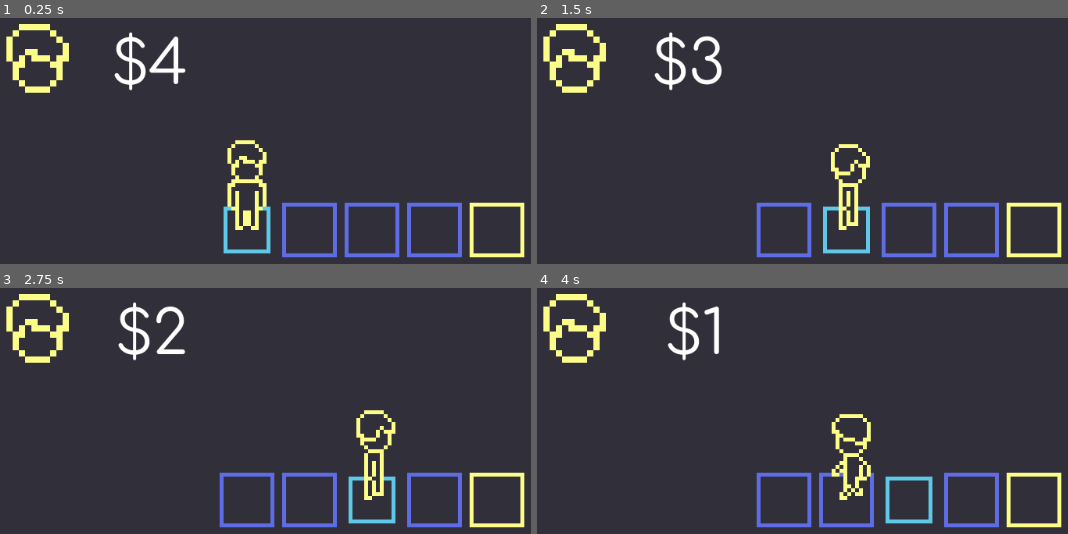
Above: before the commit, frames 1-4 (two rows, left to right).
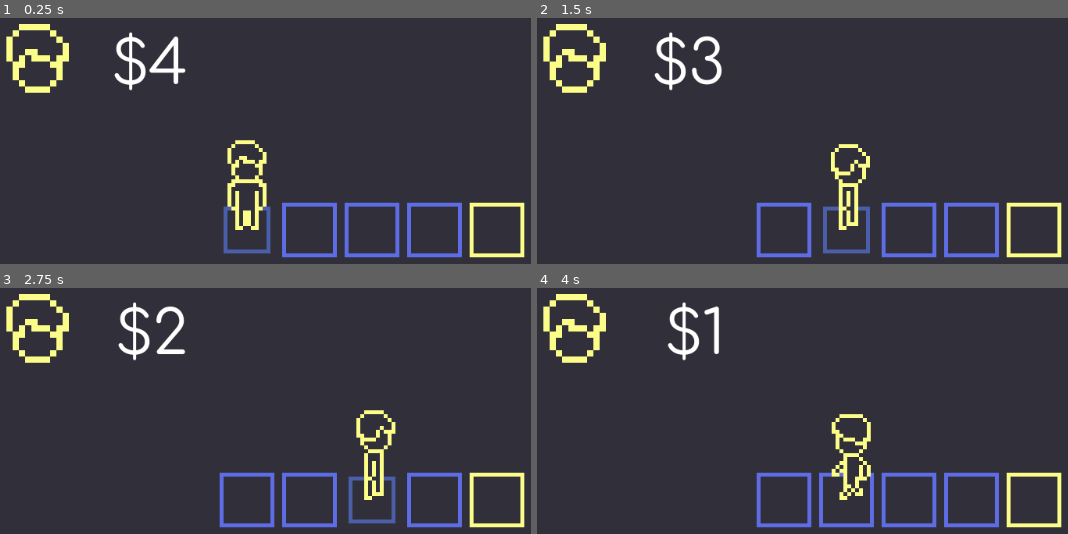
Above: after the commit, the same moments.

Repository: kylesmartin/PayItForward
Game: Godot game, scene res://Scenes/Levels/Level1.tscn
The game is run twice, just before and just after one commit, with the same random seed, the same clock (stepped at 60 frames per second) and the same inputs.
Inputs:
- Up to frame 1 (0.25 s): no input
- Up to frame 2 (1.5 s): hold D (move_right) 0.53-1.28 s; tap E (interact) at 0.6 s; hold S (move_down) from 1.28 s (still down); tap Space (space) at 1.35 s
- Up to frame 3 (2.75 s): release S (move_down) at 2.03 s; hold D (move_right) from 2.03 s (still down); tap E (interact) at 2.1 s
- Up to frame 4 (4 s): release D (move_right) at 2.78 s; hold W (move_up) 2.78-3.53 s; tap Space (space) at 2.85 s; hold A (move_left) from 3.53 s (still down); tap E (interact) at 3.6 s

The runs differ from the first frame. In frame 1, 0.5% of the frame differs, in the area x 41-52%, y 76-96%; in frame 2, 0.5%; in frame 3, 0.6%; in frame 4, 1.3%, in the area x 64-76%, y 74-98%.

Commit message:
Add levels

Diff:
--- /dev/null
+++ b/PayItForward/Scenes/Levels/Level10.tscn
@@ -0,0 +1,20 @@
+[gd_scene load_steps=3 format=2]
+
+[ext_resource path="res://Scripts/grid_generator.gd" type="Script" id=1]
+[ext_resource path="res://Scenes/BalanceContainerUI.tscn" type="PackedScene" id=2]
+
+[node name="LevelTemplate" type="YSort"]
+script = ExtResource( 1 )
+level_id = 10
+grid = [ [ 1, 1, 1, 1, 1, 1 ], [ 1, 3, 1, 1, 3, 1 ], [ 1, 1, 1, 1, 1, 1 ], [ 1, 1, 3, 1, 3, 1 ], [ 1, 1, 1, 1, 1, 1 ], [ 0, 0, 0, 0, 0, 0 ] ]
+player_starts = [ Vector3( 1, 1, 3 ), Vector3( 1, 4, 4 ), Vector3( 3, 2, 8 ), Vector3( 3, 4, 6 ) ]
+player_finishes = [ Vector2( 4, 0 ), Vector2( 4, 2 ), Vector2( 0, 2 ), Vector2( 0, 0 ) ]
+
+[node name="Camera2D" type="Camera2D" parent="."]
+position = Vector2( 40, 32 )
+current = true
+zoom = Vector2( 0.2, 0.2 )
+
+[node name="CanvasLayer" type="CanvasLayer" parent="."]
+
+[node name="BalanceContainer" parent="CanvasLayer" instance=ExtResource( 2 )]
--- /dev/null
+++ b/PayItForward/Scenes/Levels/Level11.tscn
@@ -0,0 +1,20 @@
+[gd_scene load_steps=3 format=2]
+
+[ext_resource path="res://Scripts/grid_generator.gd" type="Script" id=1]
+[ext_resource path="res://Scenes/BalanceContainerUI.tscn" type="PackedScene" id=2]
+
+[node name="LevelTemplate" type="YSort"]
+script = ExtResource( 1 )
+level_id = 11
+grid = [ [ 0, 1, 3, 0, 0, 0 ], [ 3, 1, 1, 1, 0, 1 ], [ 3, 0, 1, 3, 1, 1 ], [ 1, 1, 1, 0, 0, 0 ], [ 0, 0, 0, 0, 0, 0 ], [ 0, 0, 0, 0, 0, 0 ] ]
+player_starts = [ Vector3( 0, 2, 3 ), Vector3( 1, 0, 6 ), Vector3( 2, 0, 2 ), Vector3( 2, 3, 2 ) ]
+player_finishes = [ Vector2( 1, 3 ), Vector2( 0, 2 ), Vector2( 3, 2 ), Vector2( 1, 5 ) ]
+
+[node name="Camera2D" type="Camera2D" parent="."]
+position = Vector2( 40, 24 )
+current = true
+zoom = Vector2( 0.2, 0.2 )
+
+[node name="CanvasLayer" type="CanvasLayer" parent="."]
+
+[node name="BalanceContainer" parent="CanvasLayer" instance=ExtResource( 2 )]
--- /dev/null
+++ b/PayItForward/Scenes/Levels/Level12.tscn
@@ -0,0 +1,20 @@
+[gd_scene load_steps=3 format=2]
+
+[ext_resource path="res://Scripts/grid_generator.gd" type="Script" id=1]
+[ext_resource path="res://Scenes/BalanceContainerUI.tscn" type="PackedScene" id=2]
+
+[node name="LevelTemplate" type="YSort"]
+script = ExtResource( 1 )
+level_id = 12
+grid = [ [ 0, 0, 0, 1, 0, 0, 0 ], [ 0, 0, 0, 1, 0, 0, 0 ], [ 0, 0, 0, 1, 0, 0, 0 ], [ 1, 3, 3, 1, 1, 3, 1 ], [ 0, 0, 0, 1, 0, 0, 0 ], [ 0, 0, 0, 3, 0, 0, 0 ], [ 0, 0, 0, 1, 0, 0, 0 ] ]
+player_starts = [ Vector3( 3, 1, 3 ), Vector3( 3, 2, 6 ), Vector3( 3, 5, 4 ), Vector3( 5, 3, 6 ) ]
+player_finishes = [ Vector2( 3, 6 ), Vector2( 3, 0 ), Vector2( 0, 3 ), Vector2( 6, 3 ) ]
+
+[node name="Camera2D" type="Camera2D" parent="."]
+position = Vector2( 32, 48 )
+current = true
+zoom = Vector2( 0.2, 0.2 )
+
+[node name="CanvasLayer" type="CanvasLayer" parent="."]
+
+[node name="BalanceContainer" parent="CanvasLayer" instance=ExtResource( 2 )]
--- /dev/null
+++ b/PayItForward/Scenes/Levels/Level3.tscn
@@ -0,0 +1,20 @@
+[gd_scene load_steps=3 format=2]
+
+[ext_resource path="res://Scripts/grid_generator.gd" type="Script" id=1]
+[ext_resource path="res://Scenes/BalanceContainerUI.tscn" type="PackedScene" id=2]
+
+[node name="LevelTemplate" type="YSort"]
+script = ExtResource( 1 )
+level_id = 3
+grid = [ [ 0, 0, 1, 0, 0, 0, 0 ], [ 0, 1, 1, 0, 0, 0, 0 ], [ 0, 1, 0, 0, 0, 0, 0 ], [ 0, 3, 1, 1, 0, 0, 0 ], [ 0, 0, 0, 1, 0, 0, 0 ], [ 0, 1, 1, 3, 0, 0, 0 ], [ 0, 1, 0, 0, 0, 0, 0 ] ]
+player_starts = [ Vector3( 3, 1, 3 ), Vector3( 5, 3, 10 ) ]
+player_finishes = [ Vector2( 0, 2 ), Vector2( 6, 1 ) ]
+
+[node name="Camera2D" type="Camera2D" parent="."]
+position = Vector2( 32, 48 )
+current = true
+zoom = Vector2( 0.2, 0.2 )
+
+[node name="CanvasLayer" type="CanvasLayer" parent="."]
+
+[node name="BalanceContainer" parent="CanvasLayer" instance=ExtResource( 2 )]
--- /dev/null
+++ b/PayItForward/Scenes/Levels/Level4.tscn
@@ -0,0 +1,20 @@
+[gd_scene load_steps=3 format=2]
+
+[ext_resource path="res://Scripts/grid_generator.gd" type="Script" id=1]
+[ext_resource path="res://Scenes/BalanceContainerUI.tscn" type="PackedScene" id=2]
+
+[node name="LevelTemplate" type="YSort"]
+script = ExtResource( 1 )
+level_id = 4
+grid = [ [ 0, 0, 0, 0, 0, 0, 0 ], [ 0, 0, 0, 0, 0, 0, 0 ], [ 0, 0, 0, 0, 0, 1, 0 ], [ 0, 0, 3, 1, 3, 1, 0 ], [ 0, 3, 1, 1, 0, 1, 0 ], [ 1, 1, 0, 0, 0, 0, 0 ] ]
+player_starts = [ Vector3( 3, 2, 8 ), Vector3( 3, 4, 1 ), Vector3( 4, 1, 1 ) ]
+player_finishes = [ Vector2( 2, 5 ), Vector2( 4, 5 ), Vector2( 5, 0 ) ]
+
+[node name="Camera2D" type="Camera2D" parent="."]
+position = Vector2( 40, 56 )
+current = true
+zoom = Vector2( 0.2, 0.2 )
+
+[node name="CanvasLayer" type="CanvasLayer" parent="."]
+
+[node name="BalanceContainer" parent="CanvasLayer" instance=ExtResource( 2 )]
--- /dev/null
+++ b/PayItForward/Scenes/Levels/Level5.tscn
@@ -0,0 +1,20 @@
+[gd_scene load_steps=3 format=2]
+
+[ext_resource path="res://Scripts/grid_generator.gd" type="Script" id=1]
+[ext_resource path="res://Scenes/BalanceContainerUI.tscn" type="PackedScene" id=2]
+
+[node name="LevelTemplate" type="YSort"]
+script = ExtResource( 1 )
+level_id = 5
+grid = [ [ 1, 1, 3, 1, 1 ], [ 1, 1, 1, 1, 1 ], [ 1, 1, 3, 1, 1 ], [ 1, 1, 1, 3, 1 ] ]
+player_starts = [ Vector3( 0, 2, 6 ), Vector3( 2, 2, 3 ), Vector3( 3, 3, 2 ) ]
+player_finishes = [ Vector2( 0, 0 ), Vector2( 3, 0 ), Vector2( 0, 4 ) ]
+
+[node name="Camera2D" type="Camera2D" parent="."]
+position = Vector2( 32, 24 )
+current = true
+zoom = Vector2( 0.2, 0.2 )
+
+[node name="CanvasLayer" type="CanvasLayer" parent="."]
+
+[node name="BalanceContainer" parent="CanvasLayer" instance=ExtResource( 2 )]
--- /dev/null
+++ b/PayItForward/Scenes/Levels/Level6.tscn
@@ -0,0 +1,20 @@
+[gd_scene load_steps=3 format=2]
+
+[ext_resource path="res://Scripts/grid_generator.gd" type="Script" id=1]
+[ext_resource path="res://Scenes/BalanceContainerUI.tscn" type="PackedScene" id=2]
+
+[node name="LevelTemplate" type="YSort"]
+script = ExtResource( 1 )
+level_id = 6
+grid = [ [ 0, 0, 1, 3, 1, 1 ], [ 0, 1, 1, 3, 3, 1 ], [ 1, 1, 1, 3, 1, 1 ] ]
+player_starts = [ Vector3( 0, 3, 3 ), Vector3( 1, 3, 1 ), Vector3( 1, 4, 3 ), Vector3( 2, 3, 4 ) ]
+player_finishes = [ Vector2( 0, 5 ), Vector2( 2, 0 ), Vector2( 2, 5 ), Vector2( 1, 5 ) ]
+
+[node name="Camera2D" type="Camera2D" parent="."]
+position = Vector2( 40, 16 )
+current = true
+zoom = Vector2( 0.2, 0.2 )
+
+[node name="CanvasLayer" type="CanvasLayer" parent="."]
+
+[node name="BalanceContainer" parent="CanvasLayer" instance=ExtResource( 2 )]
--- /dev/null
+++ b/PayItForward/Scenes/Levels/Level7.tscn
@@ -0,0 +1,20 @@
+[gd_scene load_steps=3 format=2]
+
+[ext_resource path="res://Scripts/grid_generator.gd" type="Script" id=1]
+[ext_resource path="res://Scenes/BalanceContainerUI.tscn" type="PackedScene" id=2]
+
+[node name="LevelTemplate" type="YSort"]
+script = ExtResource( 1 )
+level_id = 7
+grid = [ [ 0, 3, 0, 0, 0 ], [ 1, 1, 0, 0, 0 ], [ 0, 1, 3, 0, 1 ], [ 1, 1, 1, 3, 1 ], [ 0, 1, 0, 0, 3 ] ]
+player_starts = [ Vector3( 0, 1, 3 ), Vector3( 2, 2, 2 ), Vector3( 3, 3, 2 ), Vector3( 4, 4, 3 ) ]
+player_finishes = [ Vector2( 1, 0 ), Vector2( 3, 0 ), Vector2( 4, 1 ), Vector2( 2, 4 ) ]
+
+[node name="Camera2D" type="Camera2D" parent="."]
+position = Vector2( 32, 32 )
+current = true
+zoom = Vector2( 0.2, 0.2 )
+
+[node name="CanvasLayer" type="CanvasLayer" parent="."]
+
+[node name="BalanceContainer" parent="CanvasLayer" instance=ExtResource( 2 )]
--- /dev/null
+++ b/PayItForward/Scenes/Levels/Level8.tscn
@@ -0,0 +1,20 @@
+[gd_scene load_steps=3 format=2]
+
+[ext_resource path="res://Scripts/grid_generator.gd" type="Script" id=1]
+[ext_resource path="res://Scenes/BalanceContainerUI.tscn" type="PackedScene" id=2]
+
+[node name="LevelTemplate" type="YSort"]
+script = ExtResource( 1 )
+level_id = 8
+grid = [ [ 3, 1, 0, 0, 0 ], [ 1, 0, 3, 1, 1 ], [ 1, 3, 1, 1, 1 ], [ 1, 1, 1, 3, 0 ], [ 0, 0, 0, 1, 1 ] ]
+player_starts = [ Vector3( 0, 0, 6 ), Vector3( 1, 2, 2 ), Vector3( 2, 1, 4 ), Vector3( 3, 3, 1 ) ]
+player_finishes = [ Vector2( 0, 1 ), Vector2( 2, 4 ), Vector2( 3, 1 ), Vector2( 4, 4 ) ]
+
+[node name="Camera2D" type="Camera2D" parent="."]
+position = Vector2( 32, 32 )
+current = true
+zoom = Vector2( 0.2, 0.2 )
+
+[node name="CanvasLayer" type="CanvasLayer" parent="."]
+
+[node name="BalanceContainer" parent="CanvasLayer" instance=ExtResource( 2 )]
--- /dev/null
+++ b/PayItForward/Scenes/Levels/Level9.tscn
@@ -0,0 +1,20 @@
+[gd_scene load_steps=3 format=2]
+
+[ext_resource path="res://Scripts/grid_generator.gd" type="Script" id=1]
+[ext_resource path="res://Scenes/BalanceContainerUI.tscn" type="PackedScene" id=2]
+
+[node name="LevelTemplate" type="YSort"]
+script = ExtResource( 1 )
+level_id = 9
+grid = [ [ 0, 0, 3, 0, 0 ], [ 1, 3, 1, 1, 0 ], [ 1, 0, 1, 1, 3 ], [ 1, 1, 3, 1, 1 ], [ 0, 0, 1, 0, 0 ], [ 0, 1, 1, 0, 0 ] ]
+player_starts = [ Vector3( 0, 2, 3 ), Vector3( 1, 1, 7 ), Vector3( 3, 2, 1 ), Vector3( 2, 4, 4 ) ]
+player_finishes = [ Vector2( 1, 3 ), Vector2( 1, 2 ), Vector2( 2, 3 ), Vector2( 5, 1 ) ]
+
+[node name="Camera2D" type="Camera2D" parent="."]
+position = Vector2( 32, 40 )
+current = true
+zoom = Vector2( 0.2, 0.2 )
+
+[node name="CanvasLayer" type="CanvasLayer" parent="."]
+
+[node name="BalanceContainer" parent="CanvasLayer" instance=ExtResource( 2 )]
--- a/PayItForward/Scripts/Player/States/walk.gd
+++ b/PayItForward/Scripts/Player/States/walk.gd
@@ -30,6 +30,7 @@
 	# get next tile
 	direction = _msg["direction"]
 	next_tile = player.current_tile.get_neighbor_from_direction(direction)
+	player.current_tile.occupant_leaving = true
 	# play animation
 	animated_sprite.play("walk_%s" % direction)
 	# decrement player balance
@@ -42,6 +43,7 @@
 	# set player to idle and set change current tile
 	player.is_idle = true
 	player.set_current_tile(next_tile)
+	player.current_tile.occupant_leaving = false
 	# communicate to player that a move has been made
 	emit_signal("move_completed")
 	# reset time and next tile
--- a/PayItForward/Scripts/grid_tile.gd
+++ b/PayItForward/Scripts/grid_tile.gd
@@ -19,6 +19,8 @@
 
 var occupant: Fundable = null
 
+var occupant_leaving: bool = false
+
 enum Multiple {ZERO = 0, TWO = 2, THREE = 3, FOUR = 4, FIVE = 5}
 export (Multiple) var tax_multiple
 
@@ -29,6 +31,11 @@
 
 func _ready() -> void:
 	set_player_id(0, false)
+
+
+func _process(delta: float) -> void:
+	if occupant_leaving && player_id == 0:
+		tile_state_machine.transition_to("Open")
 
 
 # given a grid, finds neighbors
Binary file changed: PayItForward/Sprites/grid_tile-Sheet.png
Binary file changed: PayItForward/Sprites/grid_tile.aseprite
